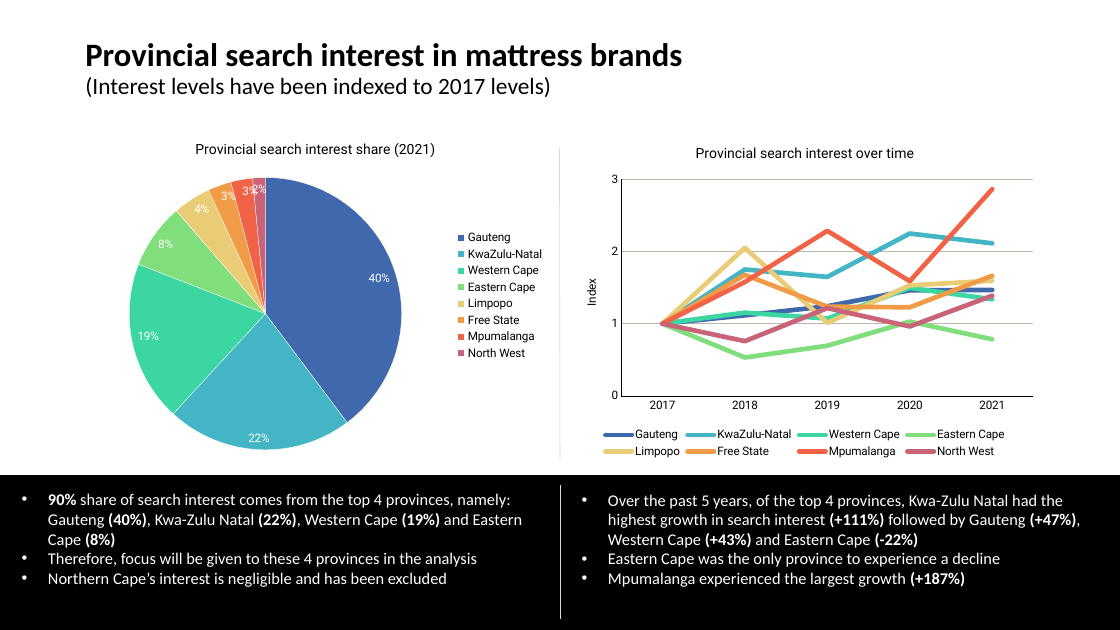
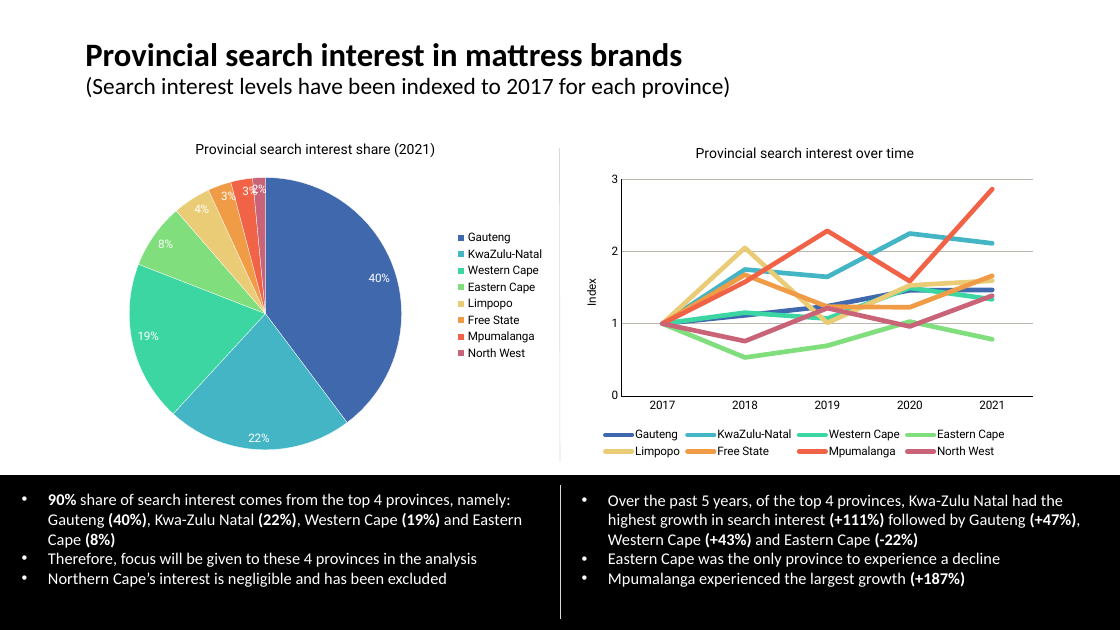
Before and after one commit to twdobson/mattress-trends, a slide deck: slide 19 of Bravo report - 20210123.pptx. Drawn at 1120x630 pixels with LibreOffice and Linux fonts; fonts in the diff are those of the drawing. Boxes give left, top, right and bottom in pixels: in the first picture for what was removed or moved away, otherwise in the second. Text is boxed around its words. In the diff, an @@ line names an element or a change of style, - is before the commit and + after.

```diff
--- a/Bravo report - 20210123.pptx
+++ b/Bravo report - 20210123.pptx
@@ title at (x1=85, y1=43, x2=731, y2=98): text changed @@
-Provincial search interest in mattress brands
-(Interest levels have been indexed to 2017 levels)
+Provincial search interest in mattress brands
+(Search interest levels have been indexed to 2017 for each province)
```
Also in this commit, not shown: 11 other slides changed, 19 slides removed, 1 other file.
